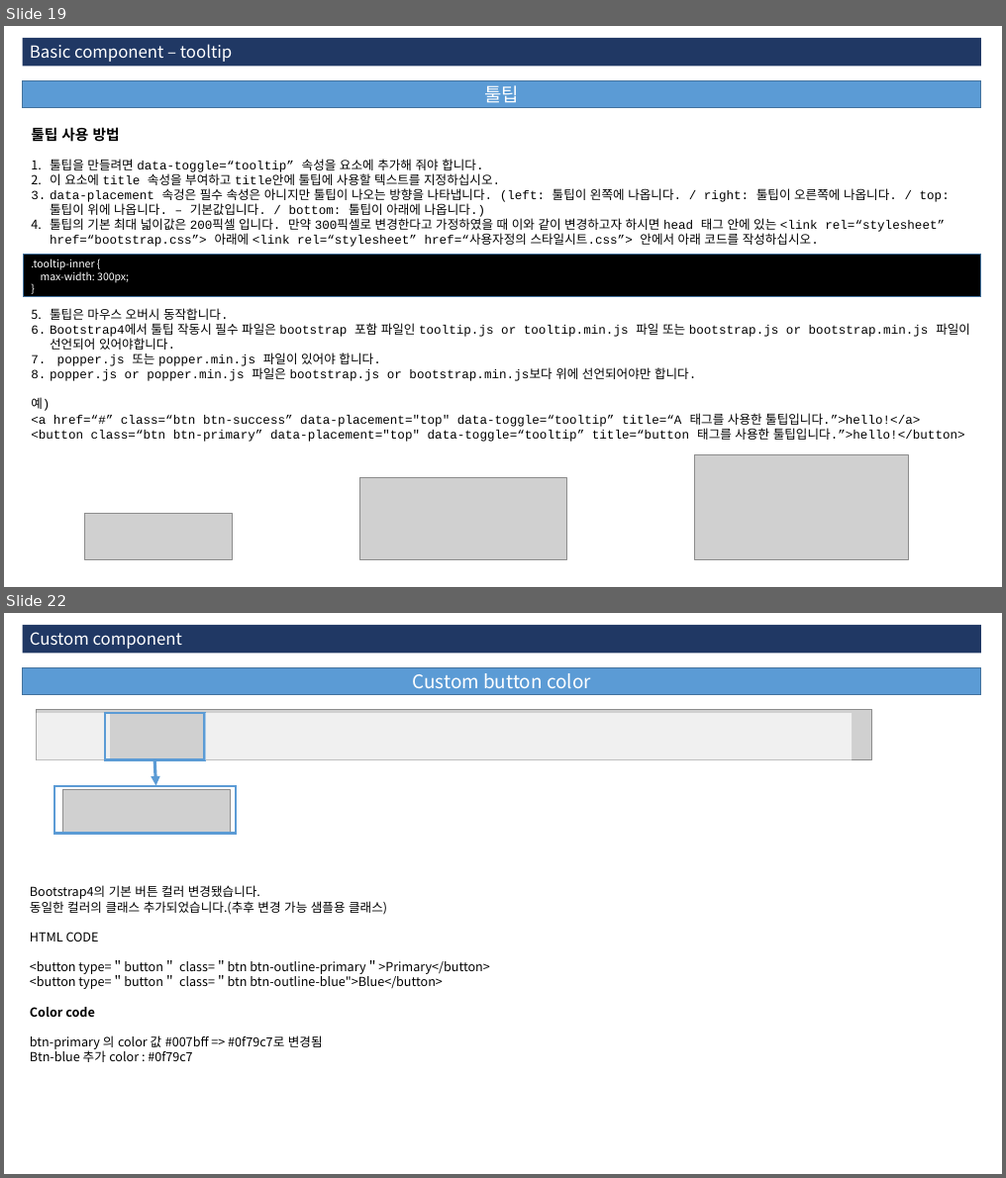
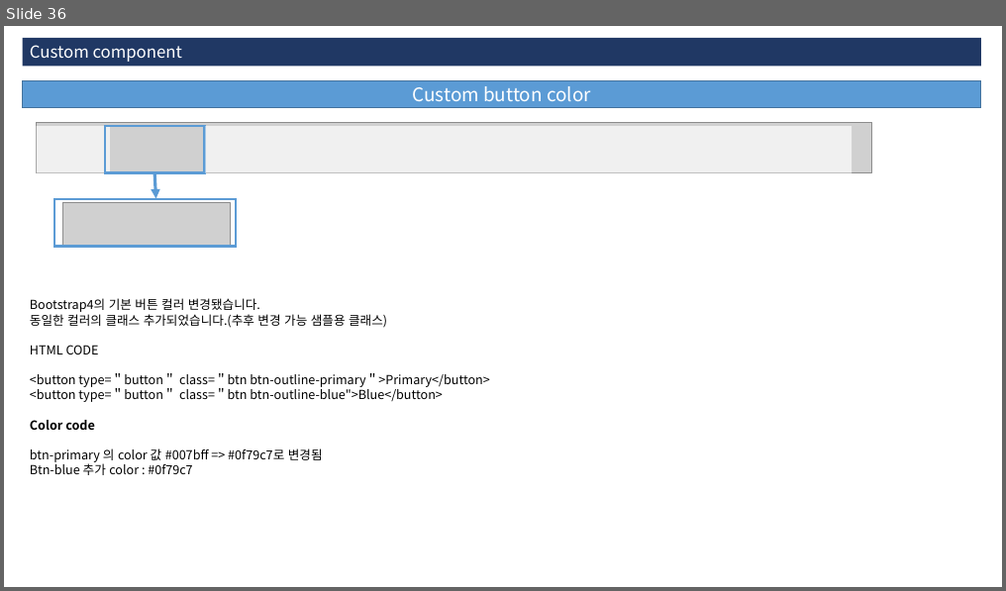
Before and after one commit to 3dwebart/html-publish, a slide deck: web/data/guide.pptx. Shown one above the other, each under a label of ours: slides 19 and 22 before the commit, slide 36 after it; the slides between them are not shown. The pictures are 1006x1178 and 1006x591 pixels, drawn with LibreOffice and Linux fonts; fonts in the diff are those of the drawing; grey boxes stand for pictures. Boxes give left, top, right and bottom in pixels: in the first picture for what was removed or moved away, otherwise in the second. Text is boxed around its words. In the diff, an @@ line names an element or a change of style, - is before the commit and + after.

```diff
--- a/web/data/guide.pptx
+++ b/web/data/guide.pptx
@@ slide 19 removed at (4,26,1002,587), background #FFFFFF @@
@@ rectangle removed at (23,38,982,67) @@
-Basic component – tooltip
@@ rectangle removed at (23,80,982,107) @@
-툴팁
@@ text removed at (31,126,970,442) @@
-툴팁 사용 방법
-1. 툴팁을 만들려면 data-toggle=“tooltip” 속성을 요소에 추가해 줘야 합니다.
-2. 이 요소에 title 속성을 부여하고 title안에 툴팁에 사용할 텍스트를 지정하십시오.
-3. data-placement 속겅은 필수 속성은 아니지만 툴팁이 나오는 방향을 나타냅니다. (left: 툴팁이 왼쪽에 나옵니다. / right: 툴팁이 오른쪽에 나옵니다. / top: 툴팁이 위에 나옵니다. – 기본값입니다. / bottom: 툴팁이 아래에 나옵니다.)
-4. 툴팁의 기본 최대 넓이값은 200픽셀 입니다. 만약 300픽셀로 변경한다고 가정하였을 때 이와 같이 변경하고자 하시면 head 태그 안에 있는 <link rel=“stylesheet” href=“bootstrap.css”> 아래에 <link rel=“stylesheet” href=“사용자정의 스타일시트.css”> 안에서 아래 코드를 작성하십시오.
-5. 툴팁은 마우스 오버시 동작합니다.
-6. Bootstrap4에서 툴팁 작동시 필수 파일은 bootstrap 포함 파일인 tooltip.js or tooltip.min.js 파일 또는 bootstrap.js or bootstrap.min.js 파일이 선언되어 있어야합니다.
-7. popper.js 또는 popper.min.js 파일이 있어야 합니다.
-8. popper.js or popper.min.js 파일은 bootstrap.js or bootstrap.min.js보다 위에 선언되어야만 합니다.
-예)
-<a href=“#” class=“btn btn-success” data-placement="top" data-toggle=“tooltip” title=“A 태그를 사용한 툴팁입니다.”>hello!</a>
-<button class=“btn btn-primary” data-placement="top" data-toggle=“tooltip” title=“button 태그를 사용한 툴팁입니다.”>hello!</button>
@@ rectangle removed at (24,255,981,297) @@
-.tooltip-inner {
-max-width: 300px;
-}
@@ picture removed at (695,456,908,561) @@
@@ picture removed at (360,478,567,561) @@
@@ picture removed at (84,513,232,560) @@
@@ what was slide 22 is now slide 36 @@
```
Also in this commit, not shown: 5 slides changed, 26 slides added, 11 other slides removed, 14 other files.
